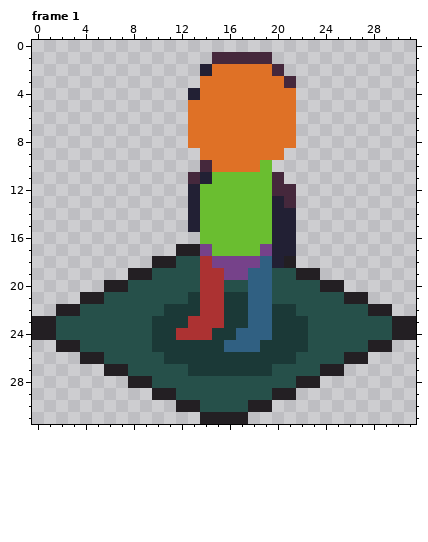
A pixel-art file gets an edit: Assets/Sprites/iso-char-sprite.aseprite. The picture above is the old version.
32x32 pixels, 1 frame. Shown: frame 1. The commit also changed other frames, which this record leaves out.
And afterwards:
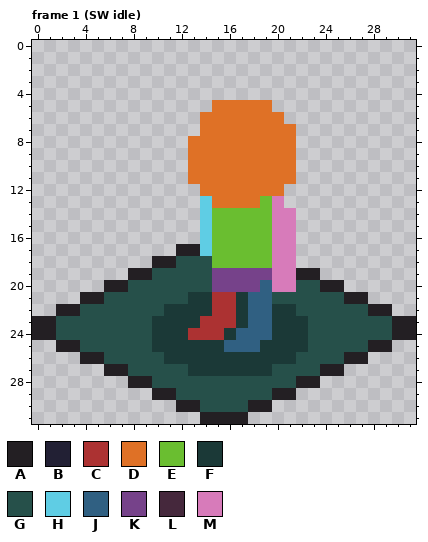
Palette (. is transparent): A #231f23  B #222034  C #ac3232  D #df7126  E #6abe30  F #1b3937  G #26504a  H #5fcde4  J #306082  K #76428a  L #45283c  M #d77bba
Edits made:
layer "sections/R arm" added
layer "sections/L arm" added
layer "new shape" removed
layer "new highlights" removed
--- frame 1 (SW idle)
@@ x 10..23 @@
  0 ..............
- 1 .....LLLLL....
- 2 ....BDDDDDL...
- 3 ....DDDDDDDL..
- 4 ...BDDDDDDDD..
- 5 ...DDDDDDDDD..
- 6 ...DDDDDDDDD..
- 7 ...DDDDDDDDD..
+ 1 ..............
+ 2 ..............
+ 3 ..............
+ 4 ..............
+ 5 .....DDDDD....
+ 6 ....DDDDDDD...
+ 7 ....DDDDDDDD..
  8 ...DDDDDDDDD..
- 9 ....DDDDDDD...
-10 ....LDDDDE....
-11 ...LBEEEEEL...
-12 ...BEEEEEELL..
-13 ...BEEEEEEBL..
-14 ...BEEEEEEBB..
-15 ...BEEEEEEBB..
-16 ....EEEEEEBB..
-17 ..AAKEEEEKBB..
-18 AAGGCKKKKJBA..
-19 GGGGCCKKJJGGAA
-20 GGGGCCGGJJGGGG
-21 GGGFCCFFJJGGGG
-22 GFFFCCFFJJFFGG
-23 FFFCCCFFJJFFFG
-24 FFCCCFFJJJFFFG
+ 9 ...DDDDDDDDD..
+10 ...DDDDDDDDD..
+11 ...DDDDDDDDD..
+12 ....DDDDDDD...
+13 ....HDDDDEM...
+14 ....HEEEEEMM..
+15 ....HEEEEEMM..
+16 ....HEEEEEMM..
+17 ..AAHEEEEEMM..
+18 AAGGGEEEEEMM..
+19 GGGGGKKKKKMMAA
+20 GGGGGKKKKJMMGG
+21 GGGFFCCFJJGGGG
+22 GFFFFCCFJJFFGG
+23 FFFFCCCFJJFFFG
+24 FFFCCCFJJJFFFG
 25 FFFFFFJJJFFFFG
Boxes around the changes in both pictures, in picture pixels (x1, y1, x2, y2):
changed: (176, 52, 296, 340)
